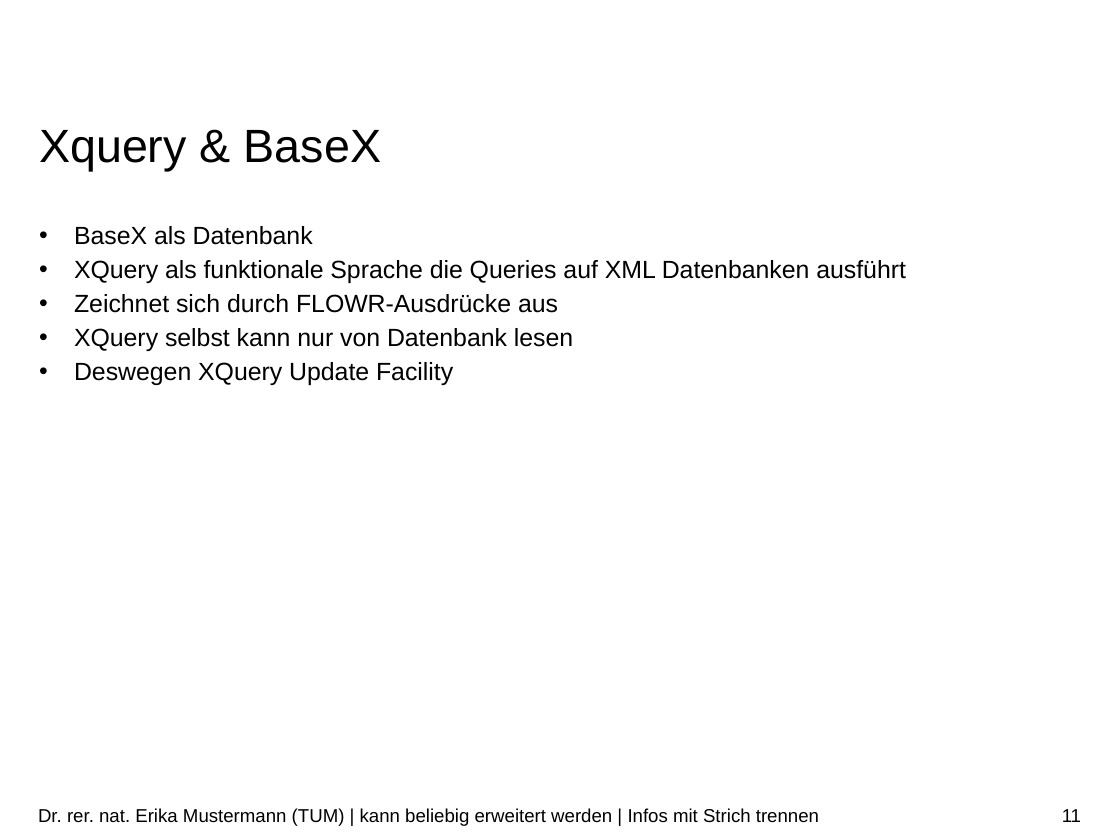
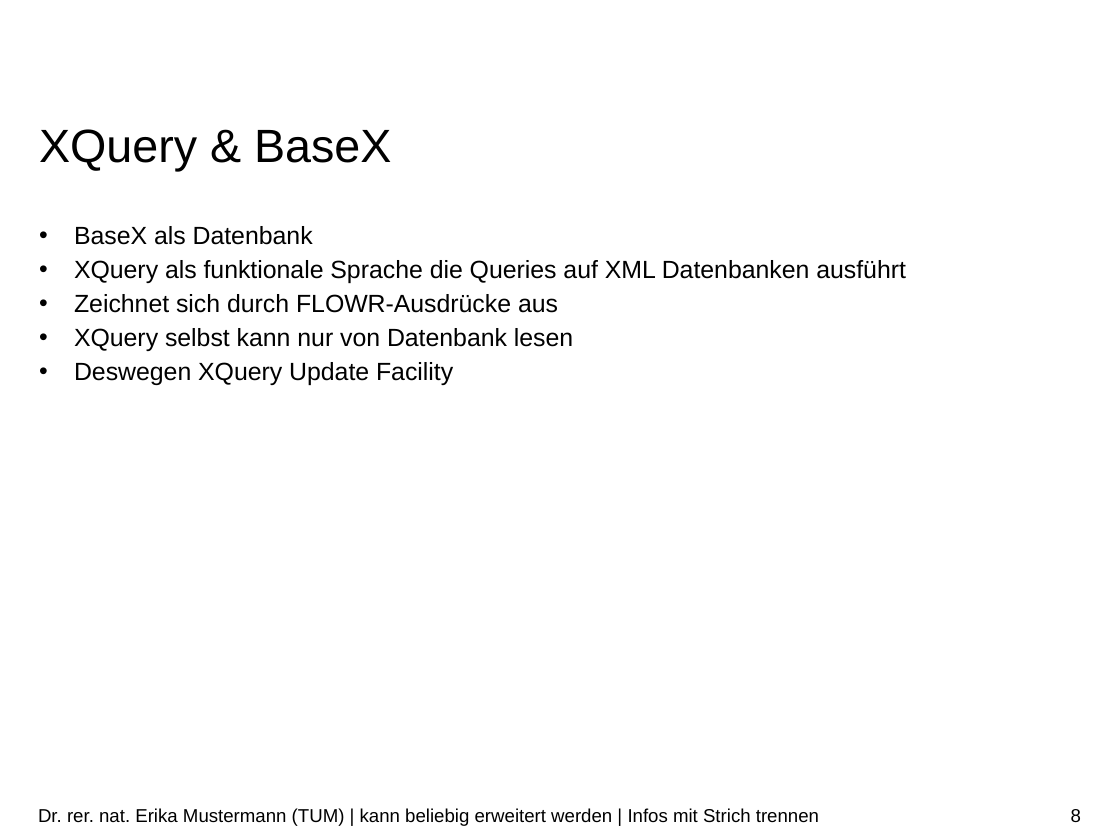
Before and after one commit to danielmeint/xml, a slide deck: slide 8 of presentation/Präsentation.pptx (slide 11 before the commit). Drawn at 1120x840 pixels with LibreOffice and Linux fonts; fonts in the diff are those of the drawing; background and template pictures are left out. Boxes give left, top, right and bottom in pixels: in the first picture for what was removed or moved away, otherwise in the second. Text is boxed around its words. In the diff, an @@ line names an element or a change of style, - is before the commit and + after.

```diff
--- a/presentation/Präsentation.pptx
+++ b/presentation/Präsentation.pptx
@@ title at [39,129,391,171]: text changed @@
-Xquery & BaseX
+XQuery & BaseX
@@ page number at [1071,809,1081,822]: text changed @@
-11
+8
```
Also in this commit, not shown: 1 other slide changed, 22 slides removed, 2 other files.
